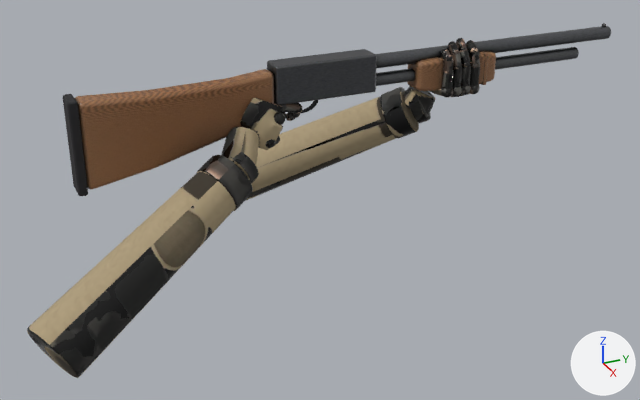
One commit to the glTF model spil/sigtekorn/modeller/pump.glb: the scene before it, then after it.
The view is the same before and after, from a camera (50 mm lens) standing at (1.29, -0.545, 0.42) and looking at (-0.001, 0.036, -0.226). Lighting does not change. The marker at lower right points along +X, +Y and +Z. The picture after the commit comes second. Vertices at exactly the same position are counted once.

Names of what the first picture shows: 'hænder', 'pump'.
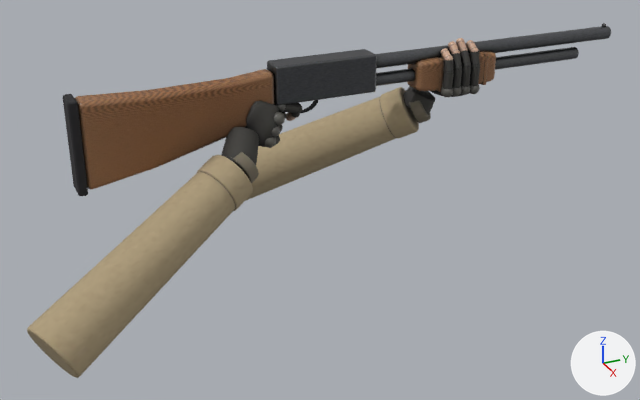
The change, as a diff of the scene's bpy script:
```diff
--- a/spil/sigtekorn/modeller/pump.glb.py
+++ b/spil/sigtekorn/modeller/pump.glb.py
@@ me_finger0knoe @@
 # used by ob_hænder; location = (0.0, 0.0, 0.0)
-me_finger0knoe.from_pydata(...)  # 25400 vertices, 50464 faces; spans x -0.281..0.235, y -0.486..0.327, z -0.334..0.037
+me_finger0knoe.from_pydata(...)  # 6512 vertices, 12688 faces; spans x -0.281..0.235, y -0.486..0.327, z -0.334..0.037
+# me_finger0knoe part 1: 95 vertices moved within x -0.036..0.035, y -0.095..-0.006, z -0.102..-0.027; 13430 vertices removed from x -0.037..0.04, y -0.123..0.002, z -0.106..-0.016; 2294 vertices added at x -0.037..0.039, y -0.117..0.001, z -0.106..-0.019
+# me_finger0knoe part 2: 123 vertices moved within x -0.042..0.04, y 0.252..0.324, z -0.064..0.032; 9959 vertices removed from x -0.046..0.043, y 0.25..0.327, z -0.067..0.037; 2207 vertices added at x -0.046..0.043, y 0.25..0.326, z -0.067..0.037
+# me_finger0knoe part 3: 1892 kept faces spanning x -0.281..0.235, y -0.486..0.32, z -0.334..0.034 get new texture (UV) coordinates
 me_finger0knoe.materials.append(mat_hænder)
```

Changed parts and their boxes [x1, y1, x2, y2] in the pictures (640 x 400 px):
part 1 of me_finger0knoe, cut back: before [240, 98, 302, 150]; after [245, 101, 302, 148]
part 2 of me_finger0knoe, cut back: before [430, 38, 480, 98]; after [431, 38, 480, 97]
part 3 of me_finger0knoe, surface changed: [27, 42, 476, 378] in both
